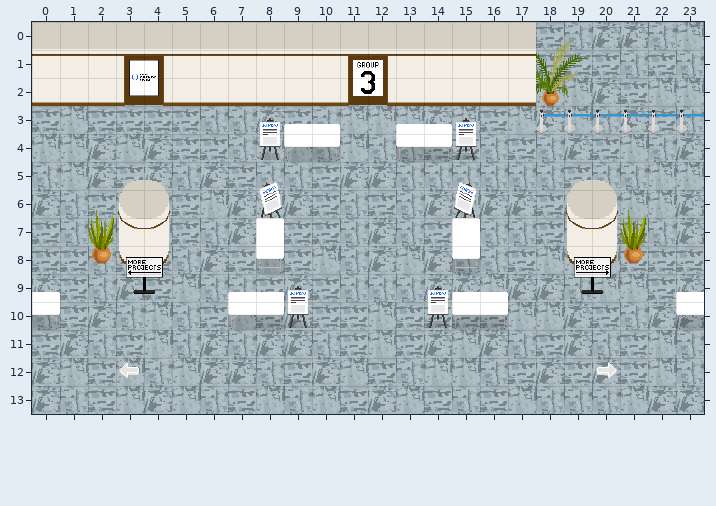
Level history. Tiled map (JSON): maps/UCC_Foyer_3.json. That is the earlier state.
Cells are 32x32 px. Shown: x 0..23, y 0..13.
The same view after the edit:
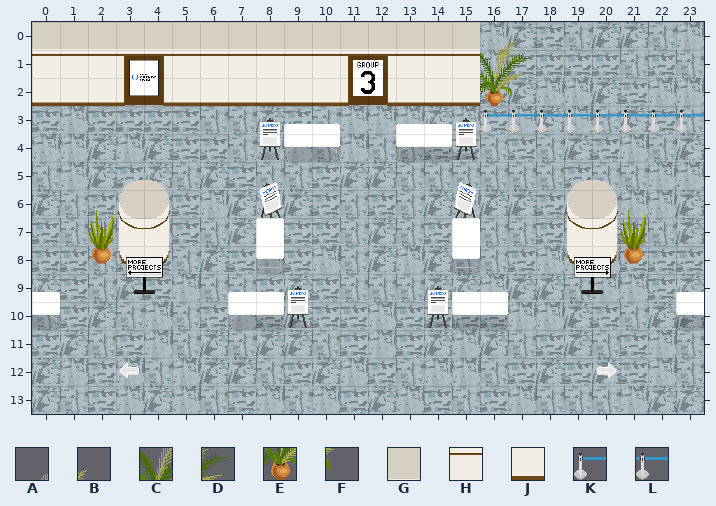
Key: from "Chunk 1": A 9, B 10, C 12, D 13, E 15, F 16, G 20, H 23, J 26, K 54, L 55.
_ is an empty cell.
The edit:
Layer "Tile Layer 16":
The edit adds tile A in row 0 at x 16.
The edit adds tile B in row 0 at x 17.
The edit adds tile C in row 1 at x 16.
The edit adds tile D in row 1 at x 17.
The edit adds tile E in row 2 at x 16.
The edit adds tile F in row 2 at x 17.
Tile A is removed in row 0 at x 18.
Tile B is removed in row 0 at x 19.
Tile C is removed in row 1 at x 18.
Tile D is removed in row 1 at x 19.
Tile E is removed in row 2 at x 18.
Tile F is removed in row 2 at x 19.
Layer "walls":
Tile G is removed in row 0 at x 16 to 17.
Tile H is removed in row 1 at x 16 to 17.
Tile J is removed in row 2 at x 16 to 17.
Layer "furniture":
The edit adds tile K in row 3 at x 16.
Tile K gives way to tile L in row 3 at x 18.
The edit adds tile L in row 3 at x 17.
Boxes around the changes in both pictures, in picture pixels (x1, y1, x2, y2):
changed: (480, 22, 586, 134)
